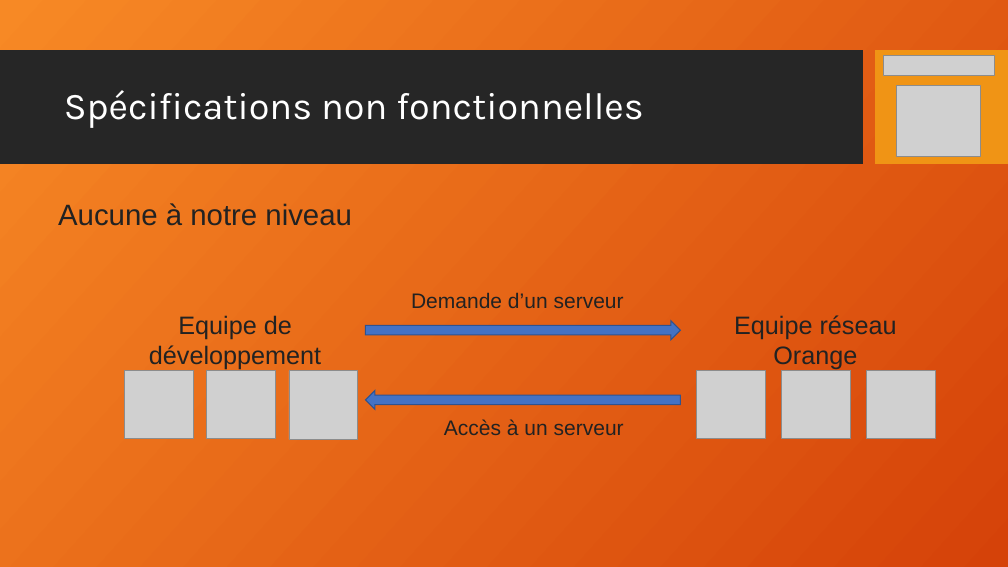
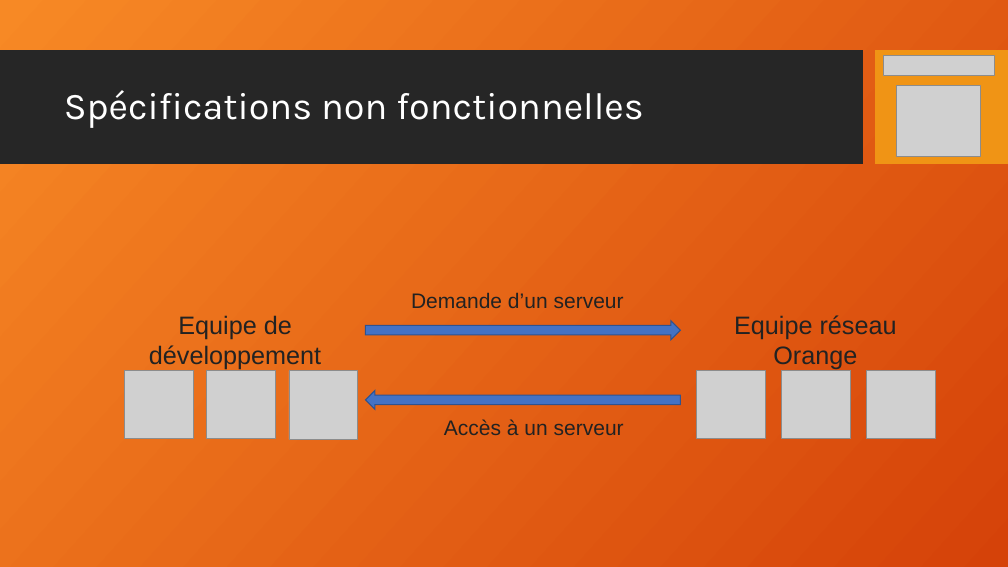
Before and after one commit to RaimonDylan/cnam, a slide deck: slide 6 of Rapport d'activité/ppt_GenieLogiciel.odp. Drawn at 1008x567 pixels with LibreOffice and Linux fonts; fonts in the diff are those of the drawing; grey boxes stand for pictures; background and template pictures are left out. Boxes give left, top, right and bottom in pixels: in the first picture for what was removed or moved away, otherwise in the second. Text is boxed around its words. In the diff, an @@ line names an element or a change of style, - is before the commit and + after.

```diff
--- a/Rapport d'activité/ppt_GenieLogiciel.odp
+++ b/Rapport d'activité/ppt_GenieLogiciel.odp
@@ free removed at (x1=42, y1=192, x2=368, y2=235) @@
-Aucune à notre niveau
```
Also in this commit, not shown: 1 other file.
